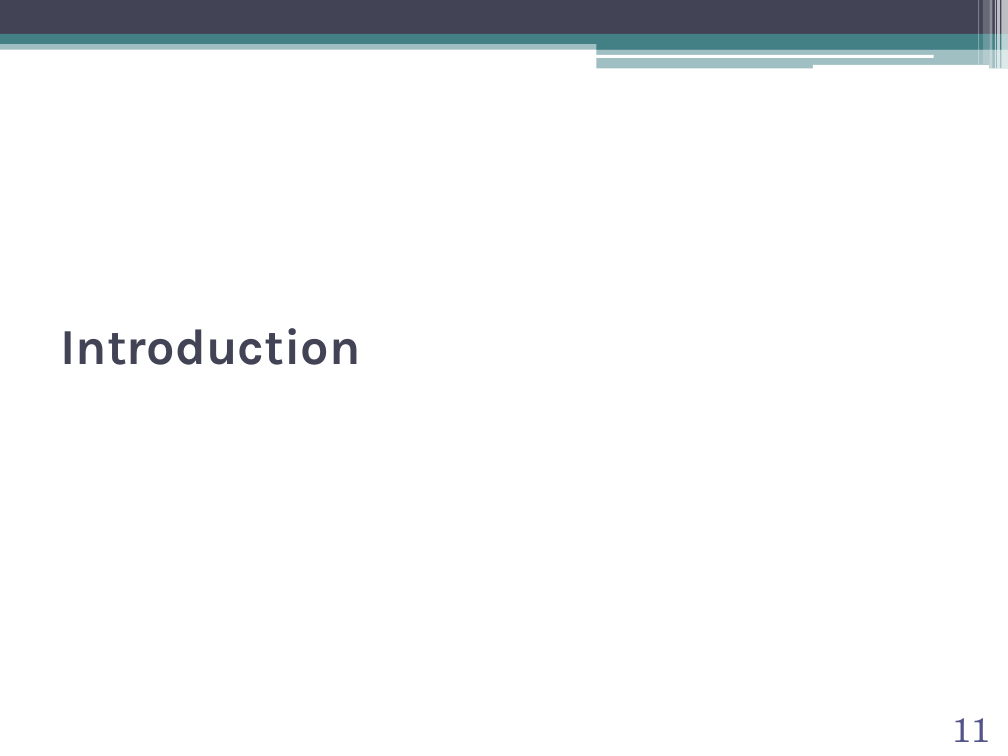
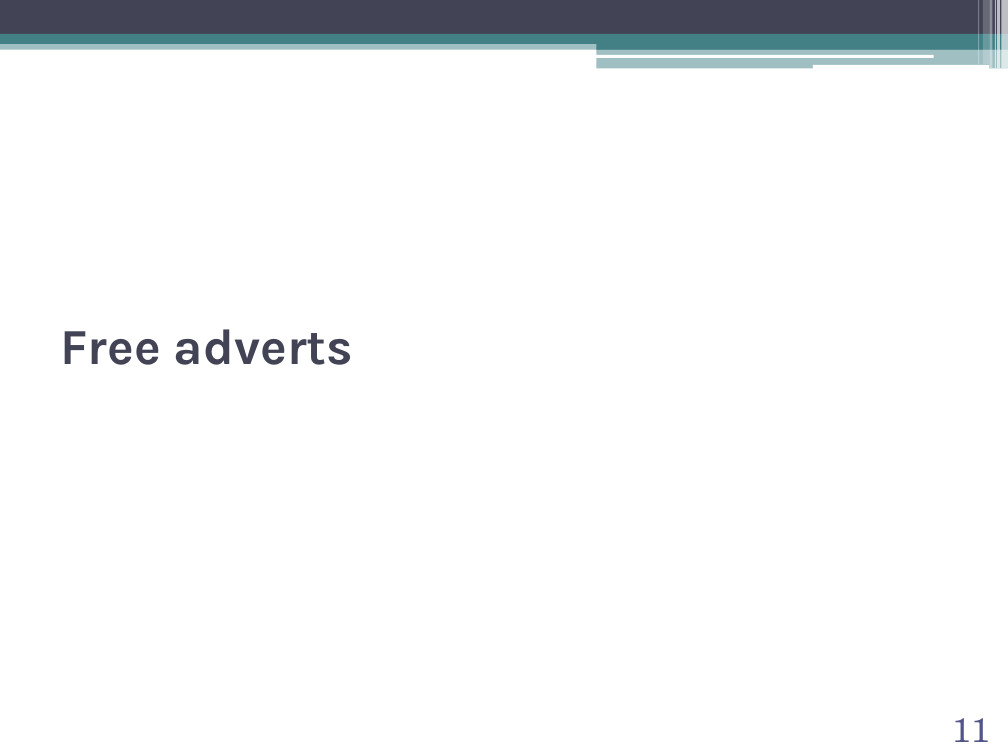
Before and after one commit to abilandz/PH8124, a slide deck: slide 11 of Lecture_1/ABilandzic_PH8124_SS2020_0c.pptx. Drawn at 1008x756 pixels with LibreOffice and Linux fonts; fonts in the diff are those of the drawing; background and template pictures are left out. Boxes give left, top, right and bottom in pixels: in the first picture for what was removed or moved away, otherwise in the second. Text is boxed around its words. In the diff, an @@ line names an element or a change of style, - is before the commit and + after.

```diff
--- a/Lecture_1/ABilandzic_PH8124_SS2020_0c.pptx
+++ b/Lecture_1/ABilandzic_PH8124_SS2020_0c.pptx
@@ title at (60,329,353,365): text changed @@
-Introduction
+Free adverts
```
Also in this commit, not shown: 16 other slides changed, 3 other files.
